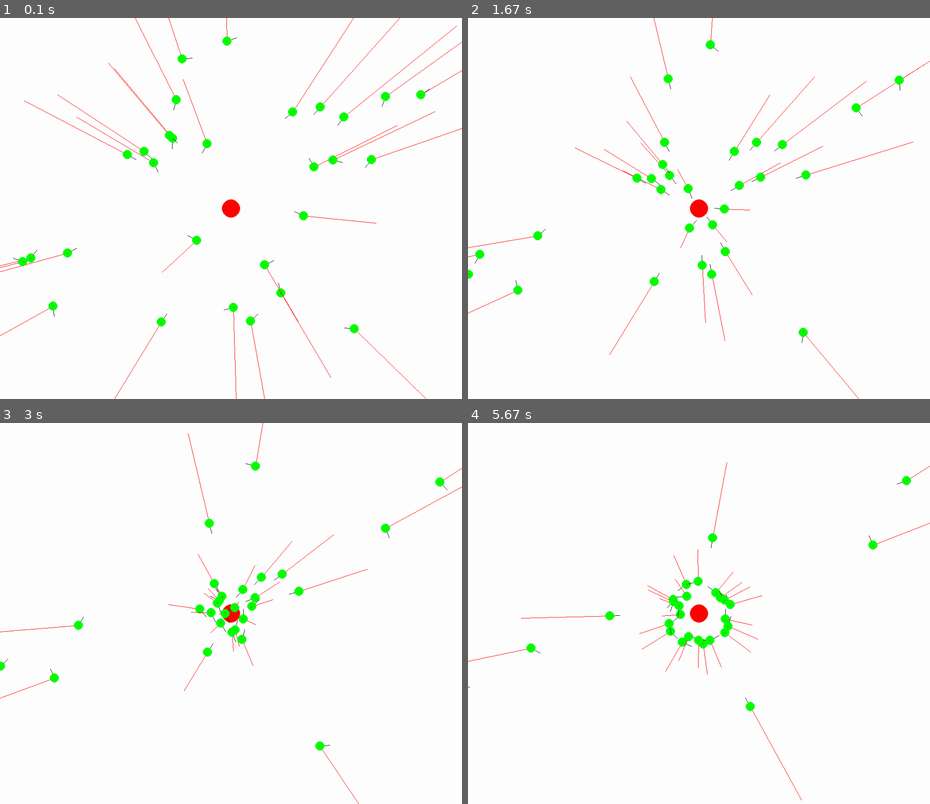
Above: before the commit, frames 1-4 (two rows, left to right).
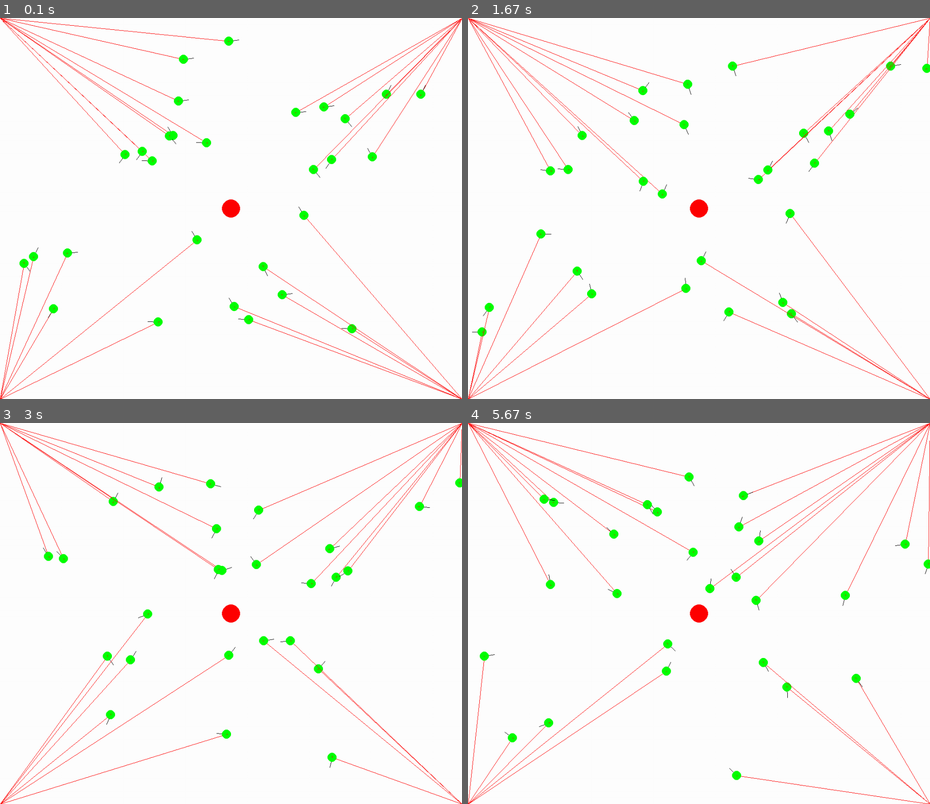
Above: after the commit, the same moments.

Repository: christiangryt/python_rel
Game: pygame game, started from boids/boid-pygame.py
Two runs of this game, one before a commit and one after it. Both use one fixed random seed, a clock stepped at 60 frames per second and the inputs below.
Inputs:
- Up to frame 1 (0.1 s): no input
- Up to frame 2 (1.67 s): no input
- Up to frame 3 (3 s): no input
- Up to frame 4 (5.67 s): no input

The runs differ from the first frame. In frame 1, 4.3% of the frame differs, in the area x 0-100%, y 0-100%; in frame 2, 5.2%; in frame 3, 4.9%; in frame 4, 5.0%.

Commit message:
wall avoidance better, might need walls to use more force

Diff:
--- a/boids/boid-pygame.py
+++ b/boids/boid-pygame.py
@@ -10,19 +10,19 @@
 # Vektor vekk fra vegg
 def vegg_vektor(width, height, pos):
 
-    ut = (0,0)
+    ut = [0,0]
 
     posX, posY = pos
 
     if width//2 - posX > 0:
-        ut[0] = min(1, 1 / posX)
+        ut[0] = posX
     else:
-        ut[0] = min(1, 1 / (posX - width))  # her er width > posX -> ut[0] < 0
+        ut[0] = posX - width  # her er width > posX -> ut[0] < 0
 
     if height//2 - posY > 0:
-        ut[1] = min(1, 1 / posY)
+        ut[1] = posY
     else:
-        ut[1] = min(1, 1 / (posY - height))
+        ut[1] = posY - height
 
     return ut
 
@@ -126,14 +126,15 @@
 
         test_retning = pygame.math.Vector2(b.speed)
 
-        midtpunkt = pygame.math.Vector2(width // 2, height // 2)
-        veggRetning = midtpunkt - b.position
-
-        pygame.draw.line(screen, red, b.position, b.position - veggRetning)
+        #midtpunkt = pygame.math.Vector2(width // 2, height // 2)
+        veggRetning = pygame.math.Vector2(vegg_vektor(width, height, b.position))
+        #veggRetning = midtpunkt - b.position
+
+        pygame.draw.line(screen, red, b.position,b.position - veggRetning)
 
         # vinkel mellom speed og midten
-        # vinkel = b.speed.angle_to(veggRetning)
-        vinkel = min(vinkel_mellom(b.speed, veggRetning) * (veggRetning.magnitude() - veggRetning.magnitude_squared()) * 0.00001, 1)
+        #vinkel = b.speed.angle_to(veggRetning)
+        vinkel = min(vinkel_mellom(b.speed, veggRetning), 1)
 
         b.speed.rotate_ip(vinkel)
         pygame.draw.line(screen, black, b.position, b.position + b.speed*10)
